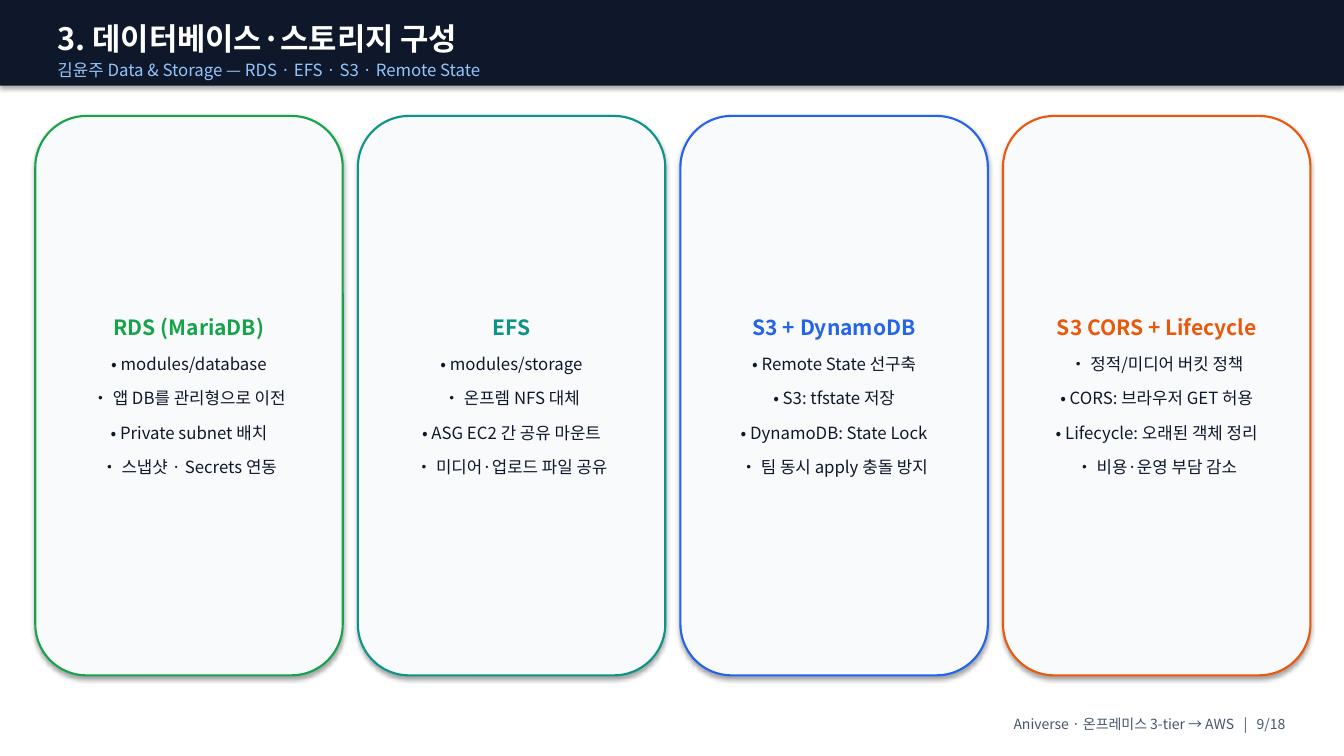
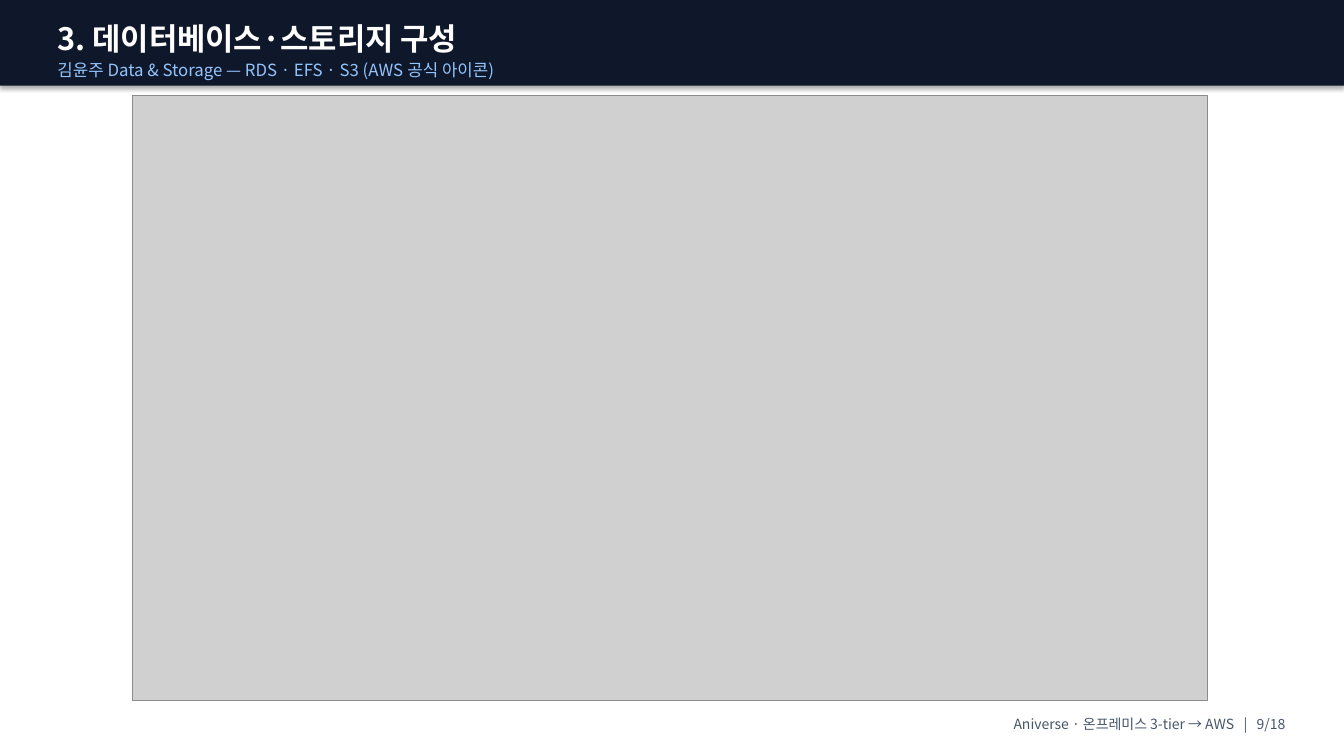
Before and after one commit to ho0215/anime-project-infra, a slide deck: slide 9 of docs/presentation/ppt/Aniverse_발표_강사용.pptx. Drawn at 1344x756 pixels with LibreOffice and Linux fonts; fonts in the diff are those of the drawing; grey boxes stand for pictures. Boxes give left, top, right and bottom in pixels: in the first picture for what was removed or moved away, otherwise in the second. Text is boxed around its words. In the diff, an @@ line names an element or a change of style, - is before the commit and + after.

```diff
--- a/docs/presentation/ppt/Aniverse_발표_강사용.pptx
+++ b/docs/presentation/ppt/Aniverse_발표_강사용.pptx
@@ text at (57, 62, 494, 80): text changed @@
-김윤주 Data & Storage — RDS · EFS · S3 · Remote State
+김윤주 Data & Storage — RDS · EFS · S3 (AWS 공식 아이콘)
@@ rounded rectangle removed at (35, 116, 343, 676) @@
-RDS (MariaDB)
-• modules/database
-• 앱 DB를 관리형으로 이전
-• Private subnet 배치
-• 스냅샷 · Secrets 연동
@@ picture added at (133, 96, 1209, 701) @@
@@ rounded rectangle removed at (358, 116, 665, 676) @@
-EFS
-• modules/storage
-• 온프렘 NFS 대체
-• ASG EC2 간 공유 마운트
-• 미디어·업로드 파일 공유
@@ rounded rectangle removed at (681, 116, 988, 676) @@
-S3 + DynamoDB
-• Remote State 선구축
-• S3: tfstate 저장
-• DynamoDB: State Lock
-• 팀 동시 apply 충돌 방지
@@ rounded rectangle removed at (1003, 116, 1311, 676) @@
-S3 CORS + Lifecycle
-• 정적/미디어 버킷 정책
-• CORS: 브라우저 GET 허용
-• Lifecycle: 오래된 객체 정리
-• 비용·운영 부담 감소
```
Also in this commit, not shown: 7 other slides changed, 49 other files.
